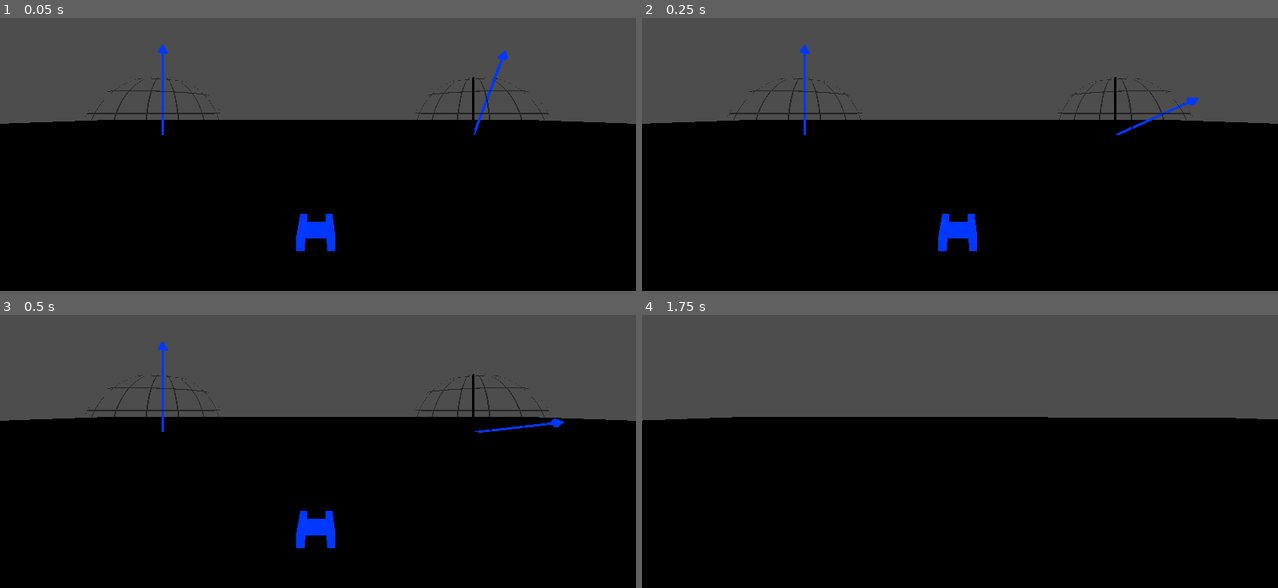
Above: before the commit, frames 1-4 (two rows, left to right).
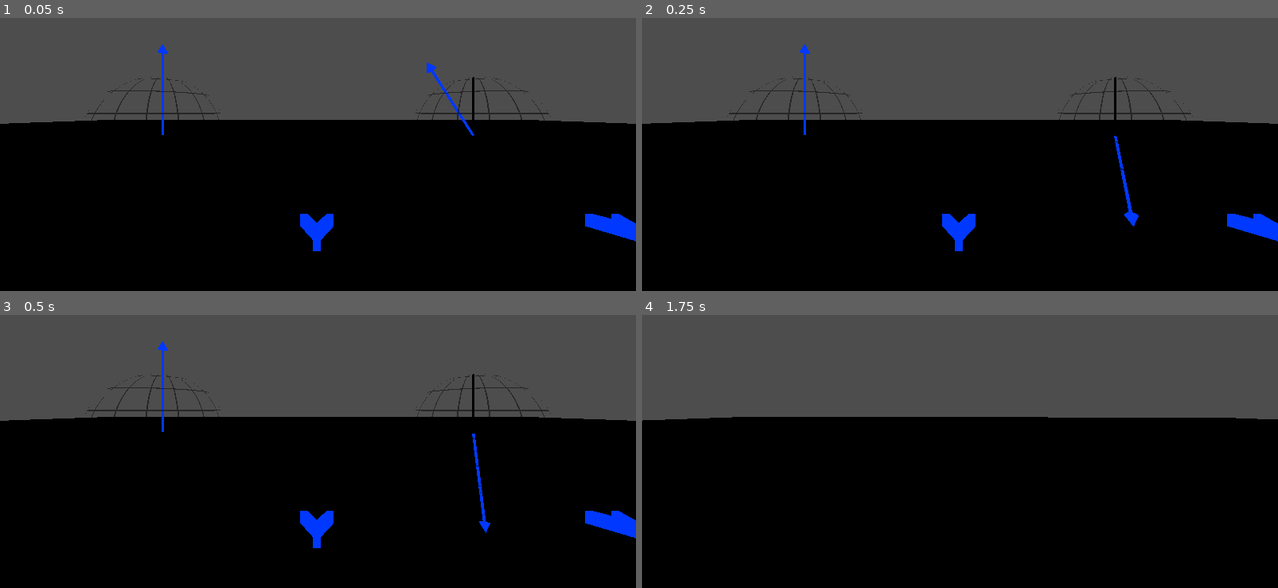
Above: after the commit, the same moments.

Repository: tdejong00/qugame
Game: Godot game, scene res://scenes/levels/main.tscn
Same seed, same stepped clock (60 frames per second), same inputs: the game is played once before the commit and once after it.
Inputs (mouse positions are in pixels of both pictures, inside the frame that each line leads up to):
- Up to frame 1 (0.05 s): no input
- Up to frame 2 (0.25 s): no input
- Up to frame 3 (0.5 s): no input
- Up to frame 4 (1.75 s): move the mouse to (991, 407) at 0.52 s; hold W (move_up) from 0.53 s (still down); tap F (interact) at 0.6, 1.35 s; tap Space (jump) at 0.77, 1.52 s; move the mouse to (928, 410) at 1.27 s

The runs differ from the first frame. In frame 1, 1.2% of the frame differs, in the area x 46-100%, y 11-86%; in frame 2, 1.2%, in the area x 46-100%, y 29-86%; in frame 3, 1.2%; in frame 4, nothing differs.

Commit message:
Toggle state when interacting with qubit

Diff:
--- a/scenes/levels/main.tscn
+++ b/scenes/levels/main.tscn
@@ -2,7 +2,7 @@
 
 [ext_resource type="PackedScene" uid="uid://bsi2sm86hkhor" path="res://scenes/objects/qubit/qubit.tscn" id="2_mgg4g"]
 [ext_resource type="PackedScene" uid="uid://ckk03qsadcwlw" path="res://scenes/entities/player/player.tscn" id="2_s1drc"]
-[ext_resource type="PackedScene" uid="uid://dnn7gxjnik7iw" path="res://scenes/objects/gates/hadamard_gate/hadamard_gate.tscn" id="3_wq7y3"]
+[ext_resource type="PackedScene" uid="uid://jwahwo270x0" path="res://scenes/objects/gates/pauli_y_gate/pauli_y_gate.tscn" id="3_wbgj1"]
 
 [sub_resource type="PlaneMesh" id="PlaneMesh_7jt82"]
 size = Vector2(100, 100)
@@ -17,9 +17,22 @@
 
 [node name="Qubit" parent="." instance=ExtResource("2_mgg4g")]
 transform = Transform3D(1, 0, 0, 0, 1, 0, 0, 0, 1, -2, 0, 0)
+active = true
+
+[node name="PauliYGate" parent="." node_paths=PackedStringArray("qubit_in", "qubit_out") instance=ExtResource("3_wbgj1")]
+qubit_in = NodePath("../Qubit")
+qubit_out = NodePath("../Qubit2")
 
 [node name="Qubit2" parent="." instance=ExtResource("2_mgg4g")]
 transform = Transform3D(1, 0, 0, 0, 1, 0, 0, 0, 1, 2, 0, 0)
+
+[node name="PauliYGate2" parent="." node_paths=PackedStringArray("qubit_in", "qubit_out") instance=ExtResource("3_wbgj1")]
+transform = Transform3D(1, 0, 0, 0, 1, 0, 0, 0, 1, 4, 0, 0)
+qubit_in = NodePath("../Qubit2")
+qubit_out = NodePath("../Qubit3")
+
+[node name="Qubit3" parent="." instance=ExtResource("2_mgg4g")]
+transform = Transform3D(1, 0, 0, 0, 1, 0, 0, 0, 1, 6, 0, 0)
 
 [node name="Floor" type="StaticBody3D" parent="."]
 collision_layer = 4
@@ -30,7 +43,3 @@
 
 [node name="CollisionShape3D" type="CollisionShape3D" parent="Floor"]
 shape = SubResource("ConvexPolygonShape3D_76wk4")
-
-[node name="HadamardGate" parent="." node_paths=PackedStringArray("qubit_in", "qubit_out") instance=ExtResource("3_wq7y3")]
-qubit_in = NodePath("../Qubit")
-qubit_out = NodePath("../Qubit2")
--- a/scenes/objects/gates/hadamard_gate/hadamard_gate.gd
+++ b/scenes/objects/gates/hadamard_gate/hadamard_gate.gd
@@ -2,7 +2,7 @@
 class_name HadamardGate extends QuantumGate
 
 
-func _init():
+func _init() -> void:
     var sqrt_2_inv = 1.0 / sqrt(2.0)
     _matrix = [
         Vector2(sqrt_2_inv, 0.0), Vector2(sqrt_2_inv, 0.0),
--- a/scenes/objects/qubit/qubit.gd
+++ b/scenes/objects/qubit/qubit.gd
@@ -50,7 +50,18 @@
     return "|Ψ⟩ = " + str(alpha) + "|0⟩ " + str(beta) + "|1⟩"
 
 
-func update():
+## Determines whether the qubit represents |0⟩.
+func is_zero() -> bool:
+    return alpha == Vector2.RIGHT && beta == Vector2.ZERO
+
+
+## Determines whether the qubit represents |1⟩.
+func is_one() -> bool:
+    return alpha == Vector2.ZERO && beta == Vector2.RIGHT
+
+
+## Updates the polar angle and relative phase of the qubit.
+func update() -> void:
     print(self)
 
     # Set theta angle
@@ -66,6 +77,10 @@
     if _phi < 0:
         _phi += PI * 2
 
-## Toggles visibility of bloch sphere when interacted with.
+
+## Toggles between basis states.
 func interact() -> void:
-    bloch_sphere.visible = !bloch_sphere.visible
+    assert(is_zero() || is_one())
+    alpha.x = 0 ** alpha.x
+    beta.x = 0 ** beta.x
+    update()
